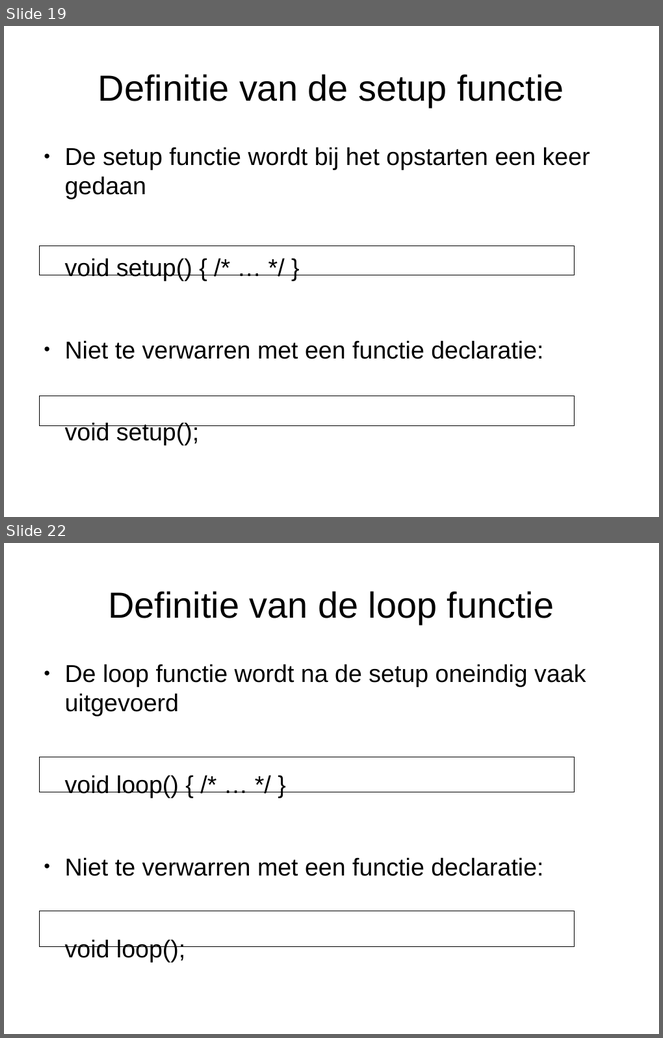
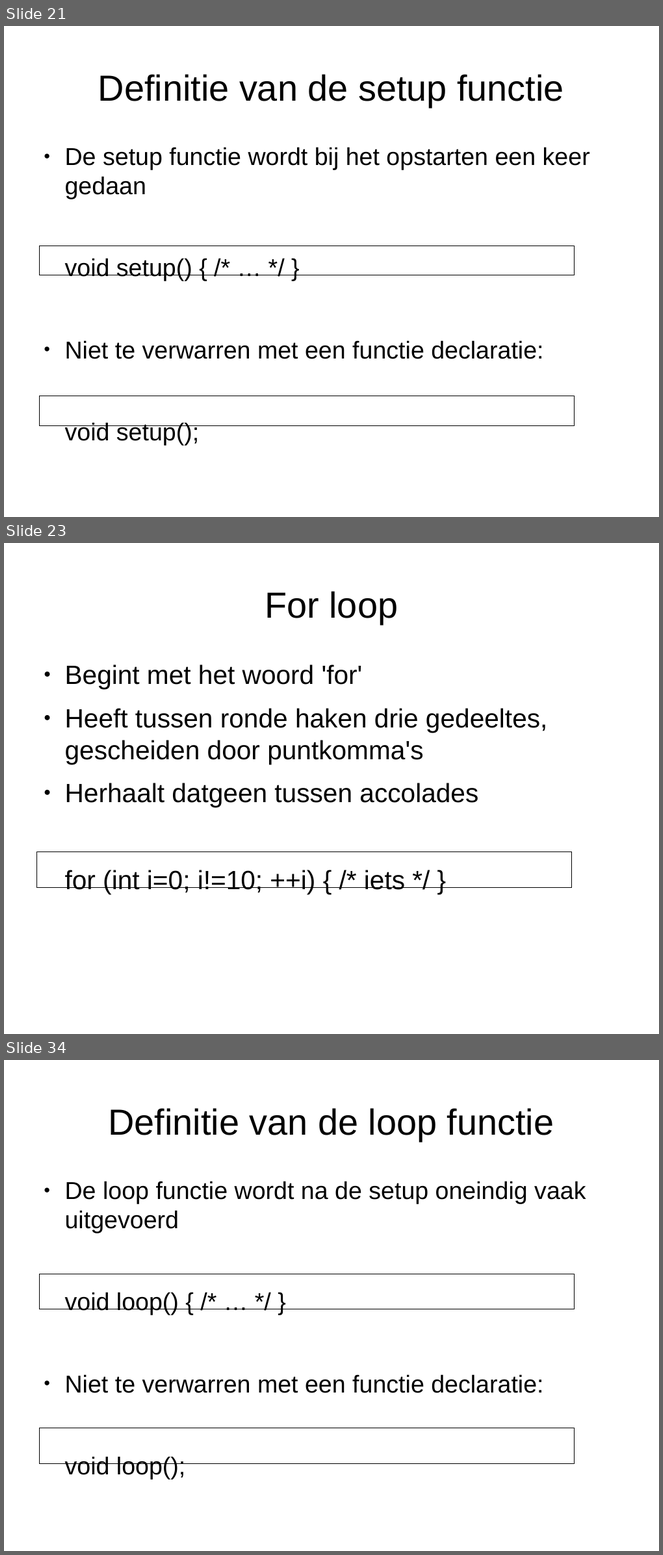
Before and after one commit to djog/arduino_cursus, a slide deck: Presentaties/Flitsuitleg3.odp. Shown one above the other, each under a label of ours: slides 19 and 22 before the commit, slides 21, 23 and 34 after it; the slides between them are not shown. The pictures are 663x1038 and 663x1555 pixels, drawn with LibreOffice and Linux fonts; fonts in the diff are those of the drawing. Boxes give left, top, right and bottom in pixels: in the first picture for what was removed or moved away, otherwise in the second. Text is boxed around its words. In the diff, an @@ line names an element or a change of style, - is before the commit and + after.

```diff
--- a/Presentaties/Flitsuitleg3.odp
+++ b/Presentaties/Flitsuitleg3.odp
@@ slide 23 added at bbox=[4, 543, 659, 1034], background #FFFFFF @@
@@ title added at bbox=[265, 591, 399, 624], 44 pt, text #000000 @@
+For loop
@@ text added at bbox=[65, 665, 547, 895], 32 pt, text #000000 @@
+● Begint met het woord 'for'
+● Heeft tussen ronde haken drie gedeeltes, gescheiden door puntkomma's
+● Herhaalt datgeen tussen accolades
+for (int i=0; i!=10; ++i) { /* iets */ }
@@ rectangle added at bbox=[36, 852, 572, 888], outline #000000 0 pt @@
@@ what was slide 19 is now slide 21 @@
@@ what was slide 22 is now slide 34 @@
```
Also in this commit, not shown: 2 slides changed, 27 other slides added, 18 slides removed, 4 other files.
